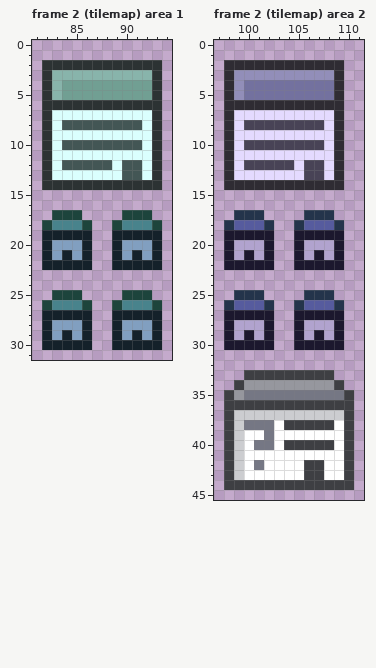
Pixel-art file -- assets/sprites/basesheet.ase. The picture above is the old version.
256x256 pixels, 6 frames. Colours within 5 levels of each other are drawn and written as one. Shown: frame 2 (tilemap) area 1: x 81..94, y 0..31; frame 2 (tilemap) area 2: x 97..111, y 0..45. The commit also changed other frames or places, which this record leaves out.
After:
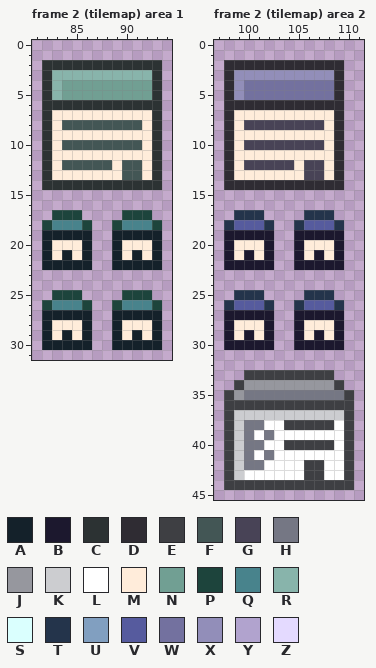
Palette (. is transparent): A #14212a  B #1c182e  C #2c3233  D #2f2c33  E #3e3f43  F #435655  G #484356  H #757784  J #96979e  K #cccdd0  L #ffffff  M #ffecda  N #719f93  P #1d443c  Q #48838c  R #88b4ab  S #dafffe  T #24344b  U #819fc0  V #565b9e  W #73719f  X #928eb9  Y #b1a3ce  Z #e4daff
Log entry: slight tilemap tweaks
Difference:
Changed rows in their new state; - is an unchanged pixel.
Frame 2 (tilemap) area 1:
first column x 83:
 7 MMMMMMMMMM
 8 M--------M
 9 MMMMMMMMMM
10 M--------M
11 MMMMMMMMMM
12 M-----M--M
13 MMMMMMM--M
first column x 83:
20 MMM----MMM
21 M-M----M-M
first column x 83:
28 MMM----MMM
29 M-M----M-M
Frame 2 (tilemap) area 2:
first column x 99:
 7 MMMMMMMMMM
 8 M--------M
 9 MMMMMMMMMM
10 M--------M
11 MMMMMMMMMM
12 M-----M--M
13 MMMMMMM--M
first column x 99:
20 MMM----MMM
21 M-M----M-M
first column x 99:
28 MMM----MMM
29 M-M----M-M
first column x 100:
38 --L
39 H--
40 H-L
41 H-H
42 H--
